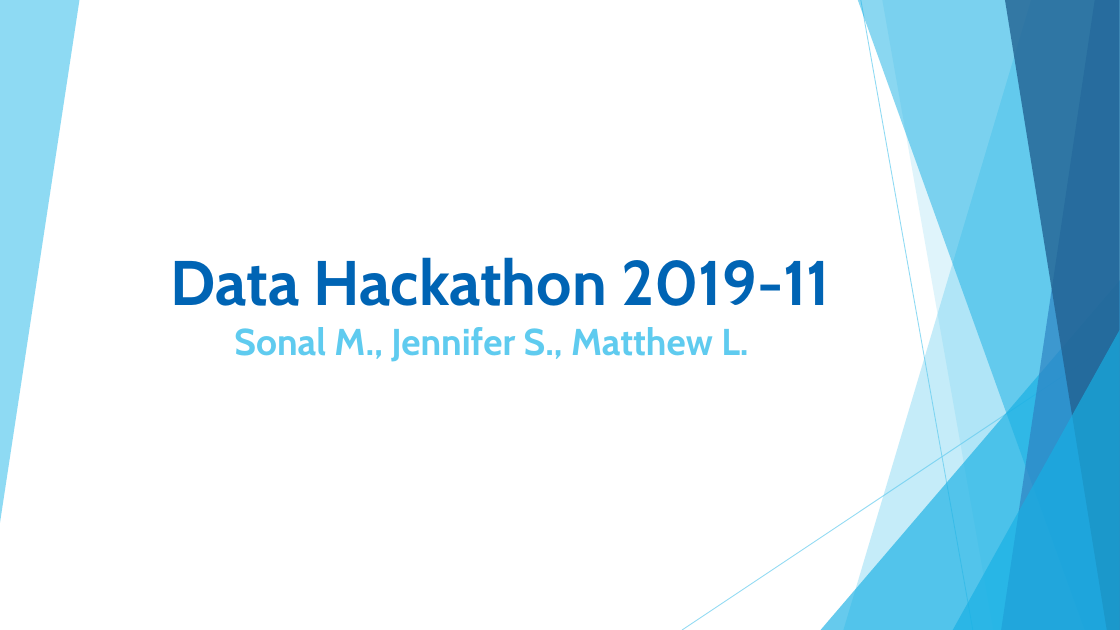
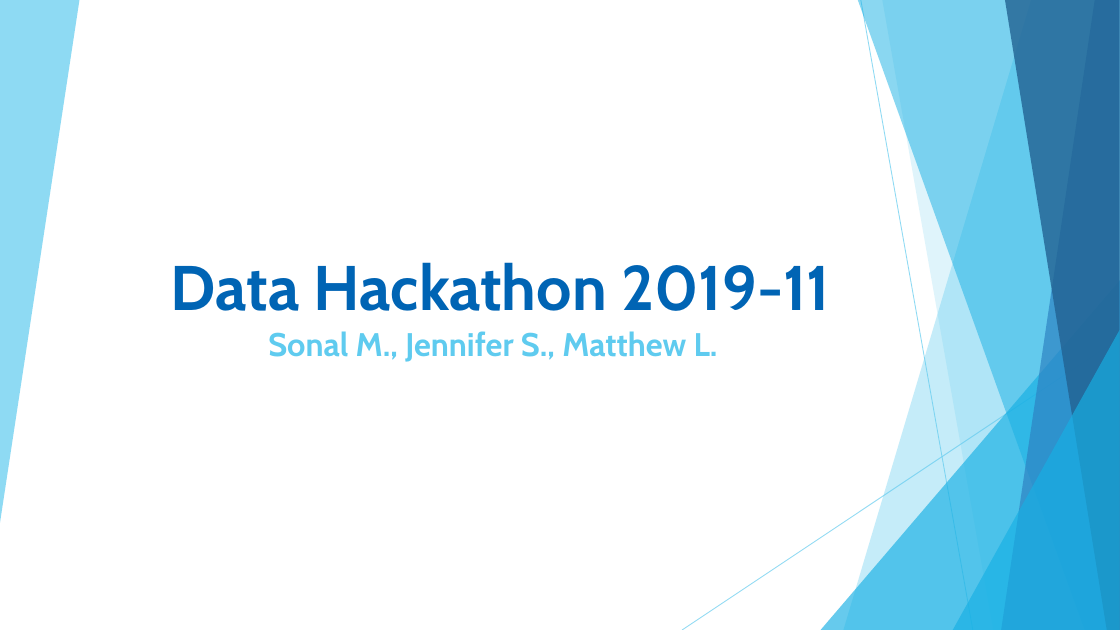
Before and after one commit to pyachauhan/Data-Hackathon-ModelTeam, a slide deck: slide 1 of PPT.pptx. Drawn at 1120x630 pixels with LibreOffice and Linux fonts; fonts in the diff are those of the drawing. Boxes give left, top, right and bottom in pixels: in the first picture for what was removed or moved away, otherwise in the second. Text is boxed around its words. In the diff, an @@ line names an element or a change of style, - is before the commit and + after.

```diff
--- a/PPT.pptx
+++ b/PPT.pptx
@@ title "Data Hackathon 2019-11 Sonal M., ..." at [171, 262, 830, 362]: size 32 to 28 pt in "Sonal M., Jennifer S., Matthew L." @@
```
Also in this commit, not shown: 5 other slides changed, 2 slides added, 2 slides removed.
